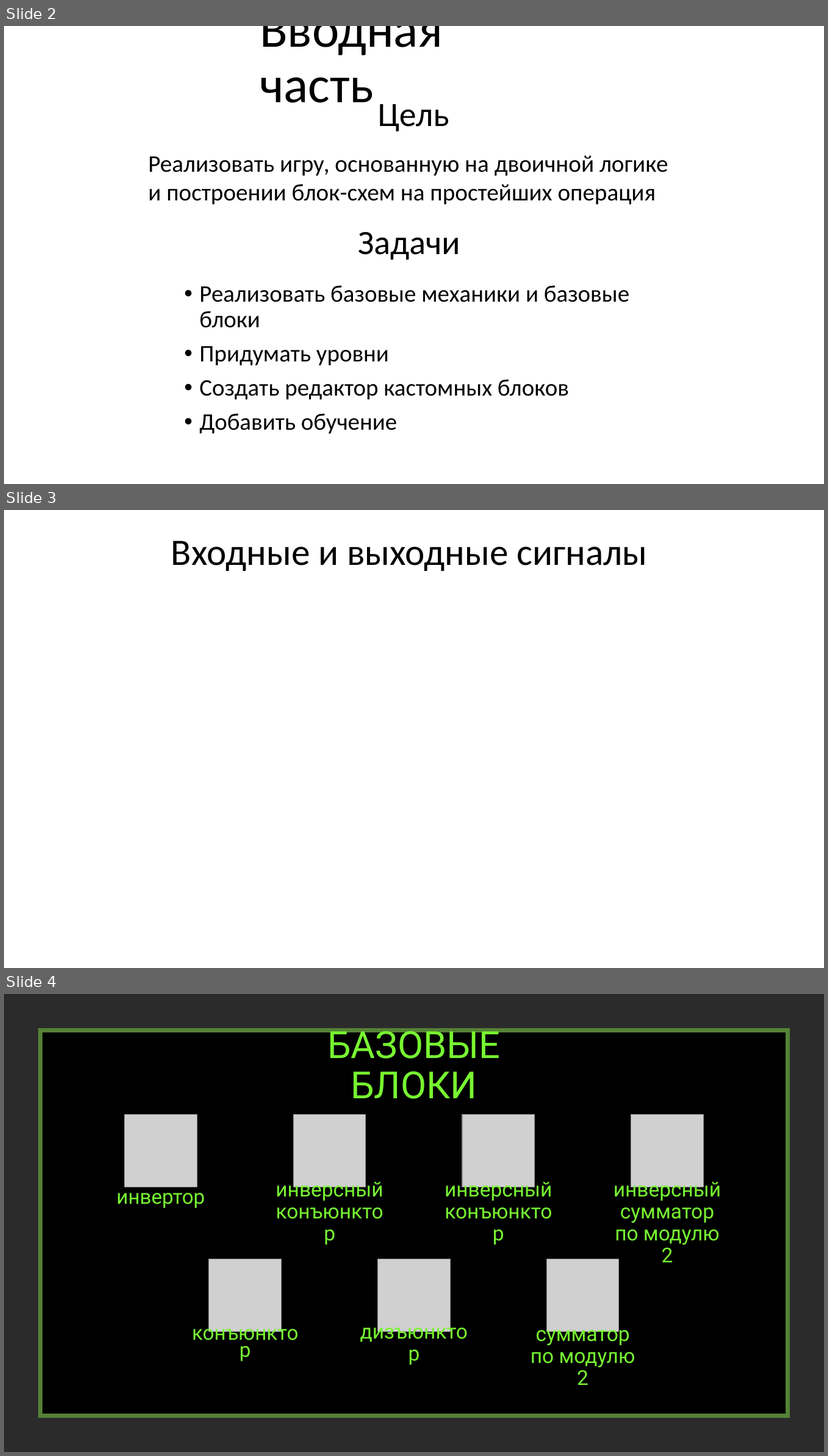
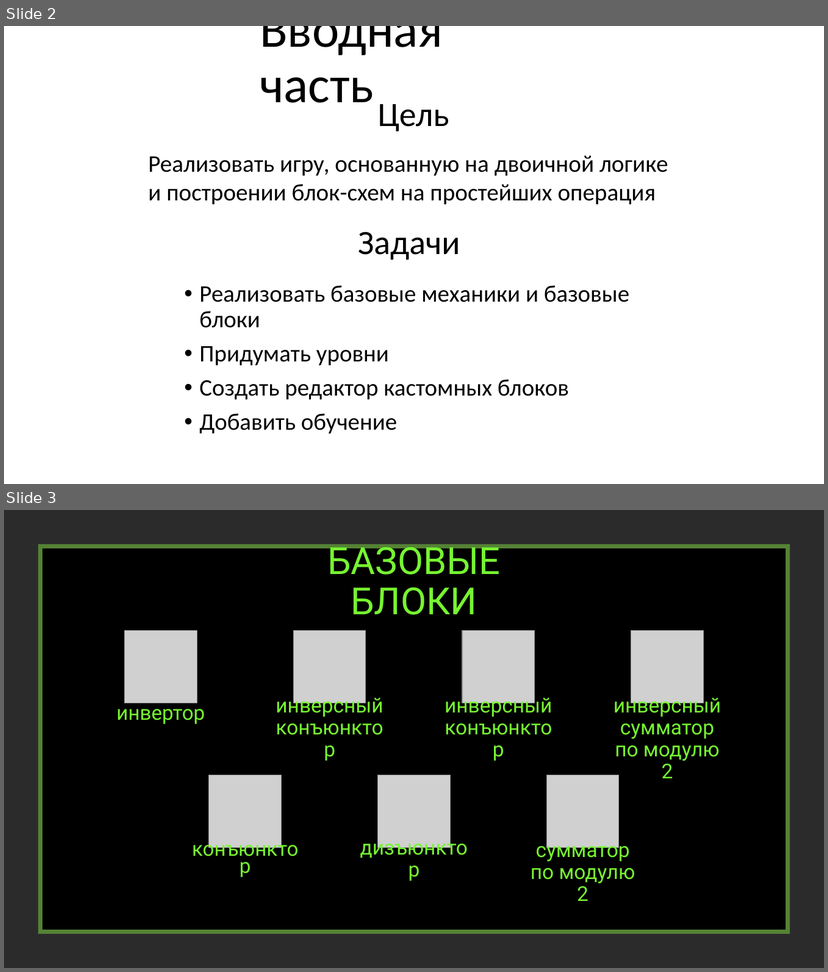
Before and after one commit to creativepix/Pygame_Logic_Functions, a slide deck: presentation.pptx. Shown one above the other, each under a label of ours: slides 2, 3 and 4 before the commit, slides 2 and 3 after it. The pictures are 828x1456 and 828x972 pixels, drawn with LibreOffice and Linux fonts; fonts in the diff are those of the drawing; grey boxes stand for pictures; background and template pictures are left out; a plain dark background stands for a picture behind light text. Boxes give left, top, right and bottom in pixels: in the first picture for what was removed or moved away, otherwise in the second. Text is boxed around its words. In the diff, an @@ line names an element or a change of style, - is before the commit and + after.

```diff
--- a/presentation.pptx
+++ b/presentation.pptx
@@ slide 3 removed at (x1=4, y1=510, x2=824, y2=968), background picture (left out) @@
@@ title removed at (x1=171, y1=540, x2=648, y2=571) @@
-Входные и выходные сигналы
@@ what was slide 4 is now slide 3 @@
```
Also in this commit, not shown: 3 slides changed, 2 slides added.
